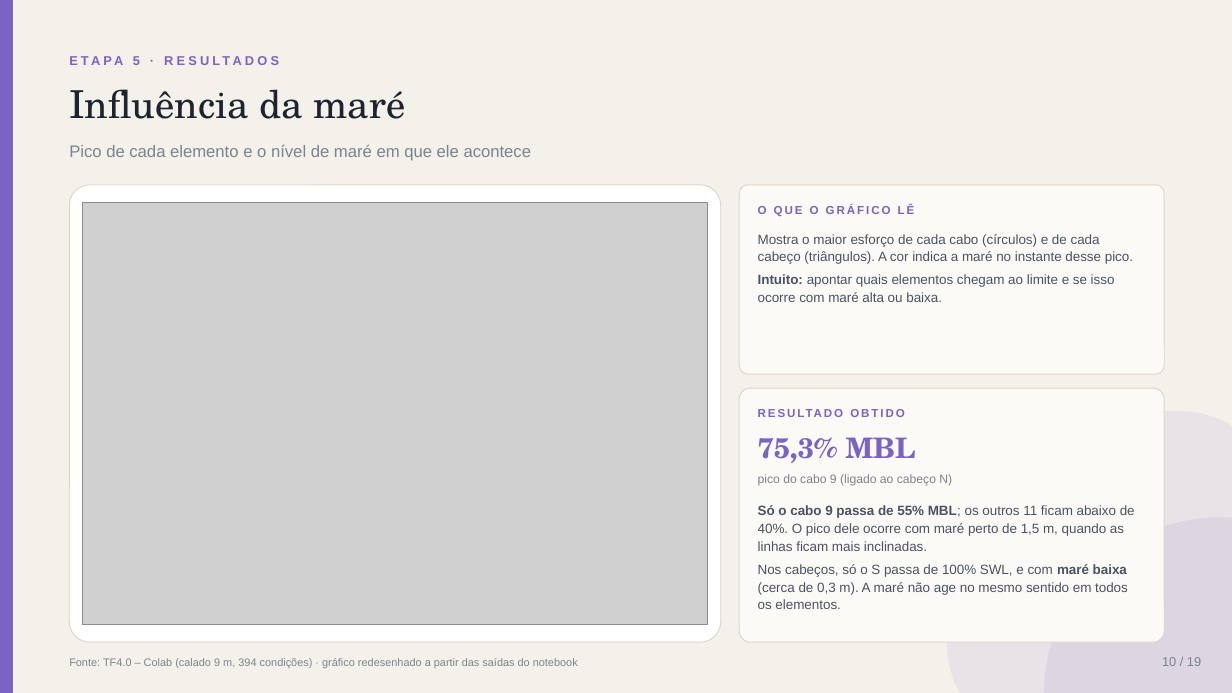
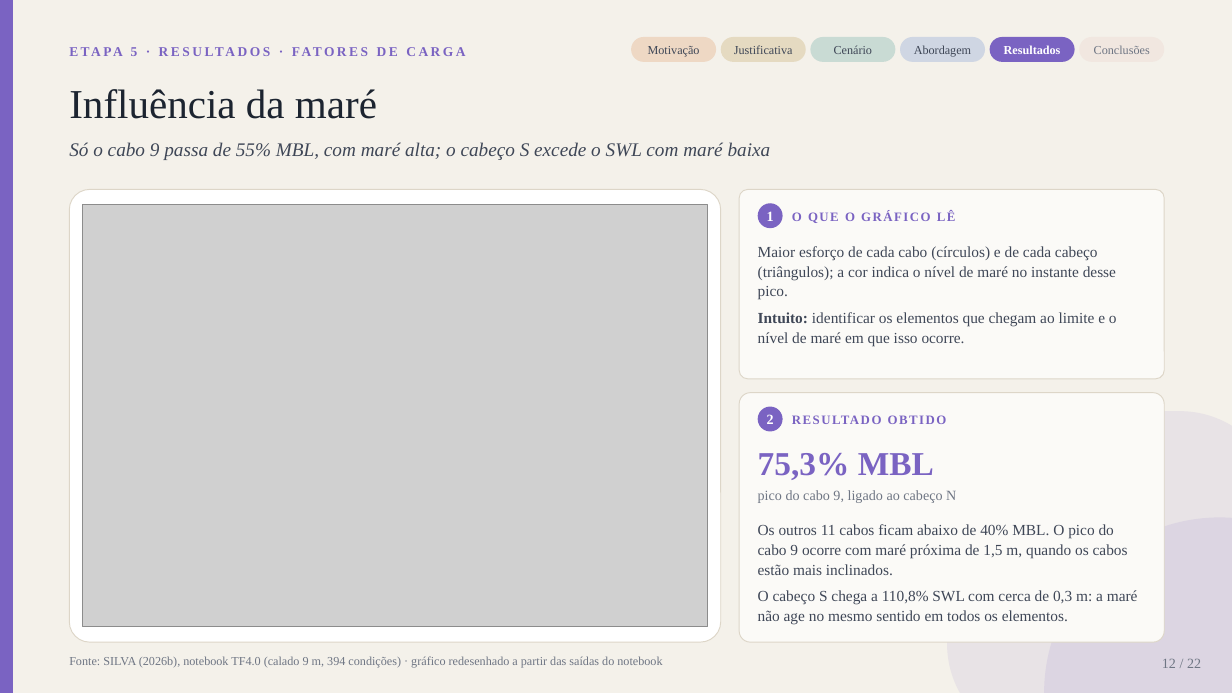
Before and after one commit to gustavogsilvaa/Apresentacao-Kiro, a slide deck: slide 12 of amarracao_v3/Apresentacao_TF_Amarracao_parcial.pptx (slide 10 before the commit). Drawn at 1232x693 pixels with LibreOffice and Linux fonts; fonts in the diff are those of the drawing; grey boxes stand for pictures. Boxes give left, top, right and bottom in pixels: in the first picture for what was removed or moved away, otherwise in the second. Text is boxed around its words. In the diff, an @@ line names an element or a change of style, - is before the commit and + after.

Commit message:
Aplica Times New Roman, melhora o fluxo de leitura e adiciona maré, layout do Panamax e referências

```diff
--- a/amarracao_v3/Apresentacao_TF_Amarracao_parcial.pptx
+++ b/amarracao_v3/Apresentacao_TF_Amarracao_parcial.pptx
@@ text at bbox=[131, 47, 138, 56]: text changed; size 10 to 10.5 pt; font Arial to Times New Roman @@
-ETAPA 5 · RESULTADOS
+ETAPA 5 · RESULTADOS · FATORES DE CARGA
@@ rounded rectangle added at bbox=[631, 37, 716, 62], fill #EED8C4 @@
@@ text added at bbox=[648, 46, 700, 56], 9.5 pt, text #3F4757 @@
+Motivação
@@ rounded rectangle added at bbox=[721, 37, 806, 62], fill #E5DAC1 @@
@@ text added at bbox=[734, 45, 793, 54], 9.5 pt, text #3F4757 @@
+Justificativa
@@ rounded rectangle added at bbox=[811, 37, 896, 62], fill #C9DBD4 @@
@@ text added at bbox=[834, 45, 872, 54], 9.5 pt, text #3F4757 @@
+Cenário
@@ rounded rectangle added at bbox=[900, 37, 985, 62], fill #CFD6E3 @@
@@ text added at bbox=[914, 45, 971, 56], 9.5 pt, text #3F4757 @@
+Abordagem
@@ rounded rectangle added at bbox=[990, 37, 1075, 62], fill #7A63C2 @@
@@ text added at bbox=[1004, 45, 1061, 54], 9.5 pt, text #FFFFFF, bold @@
+Resultados
@@ rounded rectangle added at bbox=[1080, 37, 1165, 62], fill #F1E7E0 @@
@@ text added at bbox=[1094, 45, 1150, 54], 9.5 pt, text #6F7684 @@
+Conclusões
@@ text "Influência da maré" at bbox=[69, 89, 377, 119]: size 30 to 32 pt, font TeX Gyre Schola to Times New Roman; line spacing 1.1 to 1.08 @@
@@ text at bbox=[69, 142, 771, 160]: text changed; size 13 to 15 pt; font Arial to Times New Roman; text colour #7B8290 to #3F4757; italic on @@
-Pico de cada elemento e o nível de maré em que ele acontece
+Só o cabo 9 passa de 55% MBL, com maré alta; o cabeço S excede o SWL com maré baixa
@@ rounded rectangle: place and size @@
-rounded rectangle at bbox=[69, 185, 721, 642]
+rounded rectangle at bbox=[69, 189, 721, 642]
@@ rounded rectangle: place and size @@
-rounded rectangle at bbox=[739, 185, 1165, 374]
+rounded rectangle at bbox=[739, 189, 1165, 379]
@@ ellipse added at bbox=[758, 203, 783, 228], fill #7A63C2 @@
@@ text "O QUE O GRÁFICO LÊ": place and size @@
-text "O QUE O GRÁFICO LÊ" at bbox=[758, 205, 915, 216]
+text "O QUE O GRÁFICO LÊ" at bbox=[792, 211, 956, 223]
@@ text "O QUE O GRÁFICO LÊ" at bbox=[792, 211, 956, 223]: size 9 to 10 pt, font Arial to Times New Roman, letter spacing 1.5 to 1.2 pt; line spacing 1.1 to 1.08 @@
@@ text added at bbox=[767, 211, 774, 221], 11 pt, text #FFFFFF, bold @@
+1
@@ text at bbox=[758, 246, 1117, 347]: text changed; size 10.5 to 12 pt; font Arial to Times New Roman; text colour #4A5363 to #3F4757 @@
-Mostra o maior esforço de cada cabo (círculos) e de cada cabeço (triângulos). A cor indica a maré no instante desse pico.
-Intuito: apontar quais elementos chegam ao limite e se isso ocorre com maré alta ou baixa.
+Maior esforço de cada cabo (círculos) e de cada cabeço (triângulos); a cor indica o nível de maré no instante desse pico.
+Intuito: identificar os elementos que chegam ao limite e o nível de maré em que isso ocorre.
@@ rounded rectangle: place and size @@
-rounded rectangle at bbox=[739, 388, 1165, 642]
+rounded rectangle at bbox=[739, 393, 1165, 642]
@@ ellipse added at bbox=[758, 407, 783, 432], fill #7A63C2 @@
@@ text added at bbox=[767, 414, 774, 424], 11 pt, text #FFFFFF, bold @@
+2
@@ text "RESULTADO OBTIDO" at bbox=[792, 410, 1146, 433]: size 9 to 10 pt, font Arial to Times New Roman, letter spacing 1.5 to 1.2 pt; line spacing 1.1 to 1.08 @@
@@ text "RESULTADO OBTIDO": place and size @@
-text "RESULTADO OBTIDO" at bbox=[758, 405, 1146, 428]
+text "RESULTADO OBTIDO" at bbox=[792, 410, 1146, 433]
@@ text "75,3% MBL": place and size @@
-text "75,3% MBL" at bbox=[758, 437, 916, 463]
+text "75,3% MBL" at bbox=[758, 453, 934, 480]
@@ text "75,3% MBL" at bbox=[758, 453, 934, 480]: size 22 to 26 pt, font TeX Gyre Schola to Times New Roman; line spacing 1.1 to 1.08 @@
@@ text at bbox=[758, 490, 956, 503]: text changed; size 9.5 to 11 pt; font Arial to Times New Roman; text colour #7B8290 to #6F7684 @@
-pico do cabo 9 (ligado ao cabeço N)
+pico do cabo 9, ligado ao cabeço N
@@ text at bbox=[758, 524, 1138, 625]: text changed; size 10.5 to 12 pt; font Arial to Times New Roman; text colour #4A5363 to #3F4757 @@
-Só o cabo 9 passa de 55% MBL; os outros 11 ficam abaixo de 40%. O pico dele ocorre com maré perto de 1,5 m, quando as linhas ficam mais inclinadas.
-Nos cabeços, só o S passa de 100% SWL, e com maré baixa (cerca de 0,3 m). A maré não age no mesmo sentido em todos os elementos.
+Os outros 11 cabos ficam abaixo de 40% MBL. O pico do cabo 9 ocorre com maré próxima de 1,5 m, quando os cabos estão mais inclinados.
+O cabeço S chega a 110,8% SWL com cerca de 0,3 m: a maré não age no mesmo sentido em todos os elementos.
@@ text at bbox=[69, 656, 662, 668]: text changed; size 8.5 to 9.5 pt; font Arial to Times New Roman; text colour #7B8290 to #6F7684 @@
-Fonte: TF4.0 – Colab (calado 9 m, 394 condições) · gráfico redesenhado a partir das saídas do notebook
+Fonte: SILVA (2026b), notebook TF4.0 (calado 9 m, 394 condições) · gráfico redesenhado a partir das saídas do notebook
@@ text at bbox=[1162, 659, 1201, 668]: text changed; size 10 to 11 pt; font Arial to Times New Roman; text colour #7B8290 to #6F7684 @@
-10 / 19
+12 / 22
```
Also in this commit, not shown: 18 other slides changed, 3 slides added, 11 other files.
